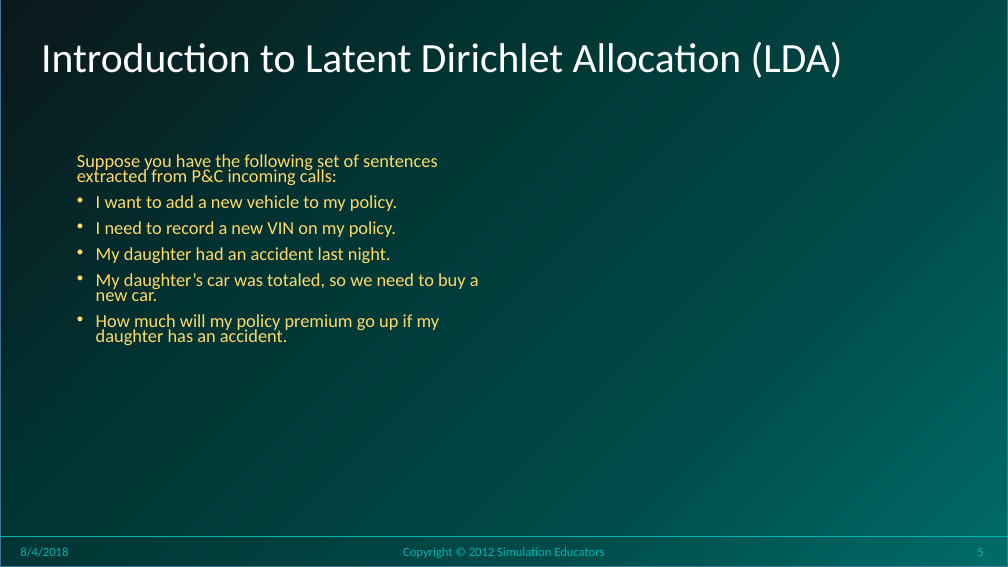
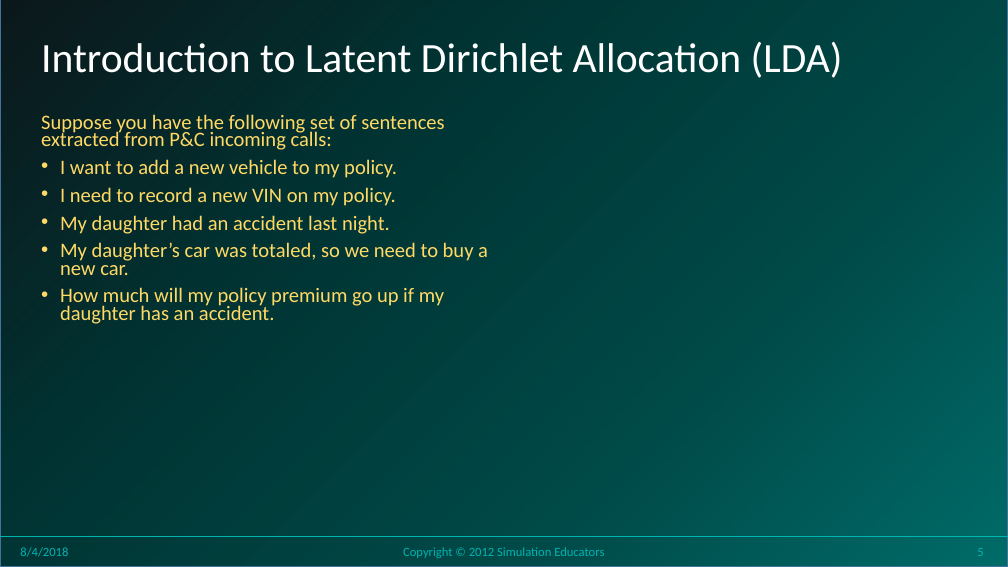
Before and after one commit to stricje1/VIT_University, a slide deck: slide 5 of Predictive_Modeling/PPT/Seminar 14 - Topic Modeling.pptx. Drawn at 1008x567 pixels with LibreOffice and Linux fonts; fonts in the diff are those of the drawing; grey boxes stand for pictures; background and template pictures are left out. Boxes give left, top, right and bottom in pixels: in the first picture for what was removed or moved away, otherwise in the second. Text is boxed around its words. In the diff, an @@ line names an element or a change of style, - is before the commit and + after.

```diff
--- a/Predictive_Modeling/PPT/Seminar 14 - Topic Modeling.pptx
+++ b/Predictive_Modeling/PPT/Seminar 14 - Topic Modeling.pptx
@@ text "Suppose you have the following ...": place and size @@
-text "Suppose you have the following ..." at box(77, 154, 479, 345)
+text "Suppose you have the following ..." at box(41, 114, 488, 324)
@@ text "Suppose you have the following ..." at box(41, 114, 488, 324): size 17.5 to 19.6 pt @@
```
Also in this commit, not shown: 15 other slides changed, 3 other files.
